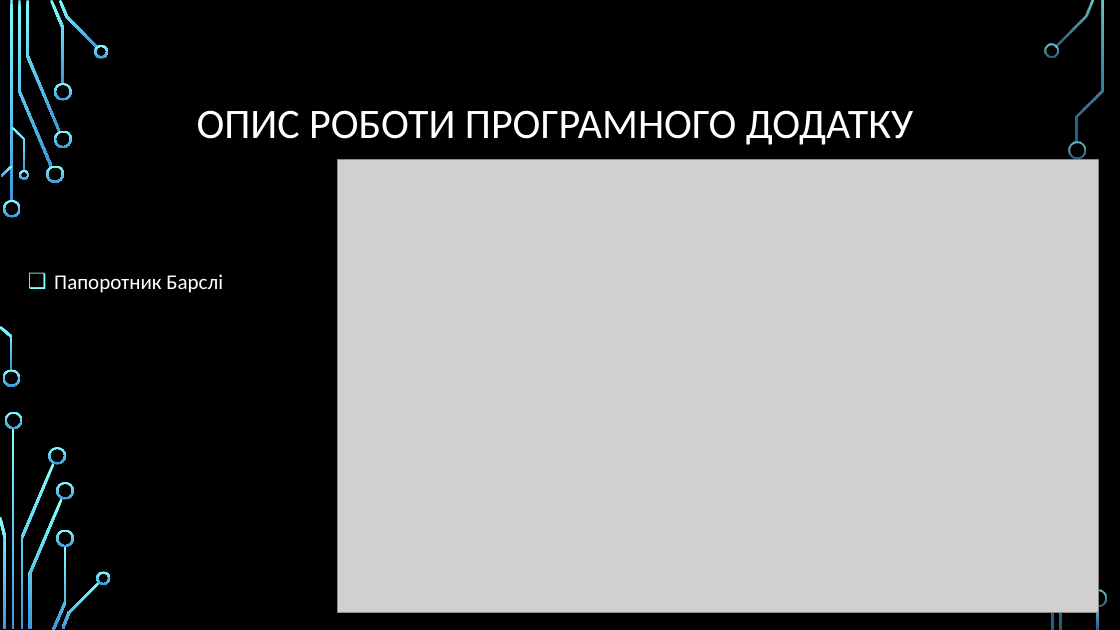
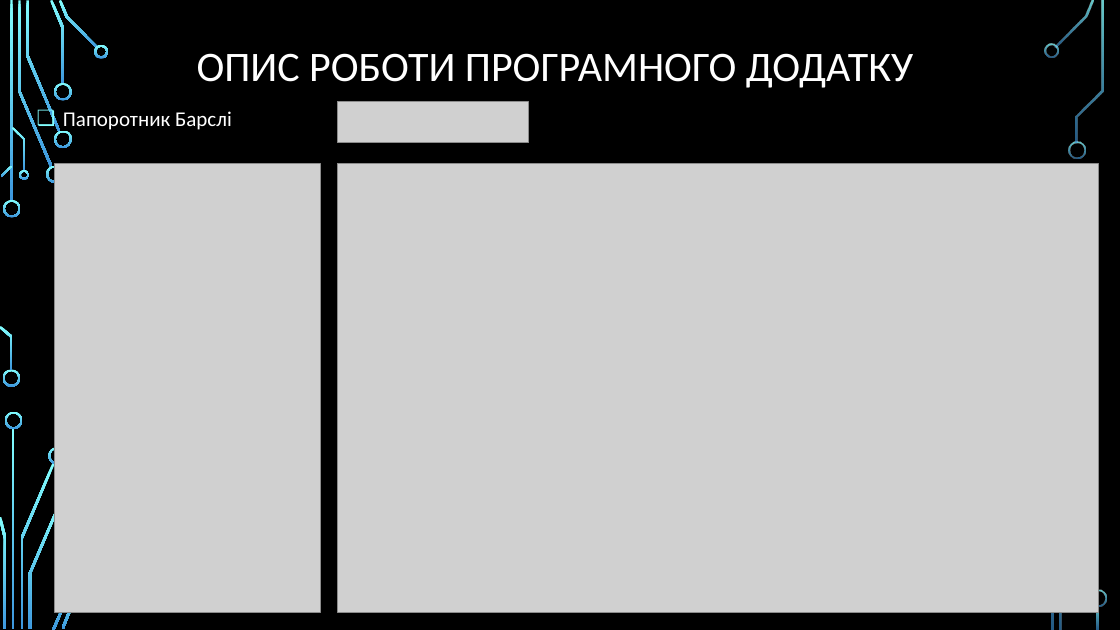
Before and after one commit to Raimhal/Fractator, a slide deck: slide 11 of Курсова презентація.pptx. Drawn at 1120x630 pixels with LibreOffice and Linux fonts; fonts in the diff are those of the drawing; grey boxes stand for pictures; background and template pictures are left out. Boxes give left, top, right and bottom in pixels: in the first picture for what was removed or moved away, otherwise in the second. Text is boxed around its words. In the diff, an @@ line names an element or a change of style, - is before the commit and + after.

```diff
--- a/Курсова презентація.pptx
+++ b/Курсова презентація.pptx
@@ text "ОПИС РОБОТИ ПРОГРАМНОГО ДОДАТКУ": place and size @@
-text "ОПИС РОБОТИ ПРОГРАМНОГО ДОДАТКУ" at [197, 110, 913, 145]
+text "ОПИС РОБОТИ ПРОГРАМНОГО ДОДАТКУ" at [197, 53, 913, 88]
@@ text "Папоротник Барслі": place and size @@
-text "Папоротник Барслі" at [54, 274, 223, 293]
+text "Папоротник Барслі" at [63, 111, 232, 133]
@@ picture added at [338, 102, 528, 143] @@
@@ picture added at [55, 163, 320, 613] @@
@@ freeform shape removed at [56, 482, 74, 500] @@
@@ freeform shape removed at [56, 529, 74, 547] @@
@@ freeform shape removed at [97, 571, 111, 585] @@
```
Also in this commit, not shown: 6 other slides changed, 5 other files.
